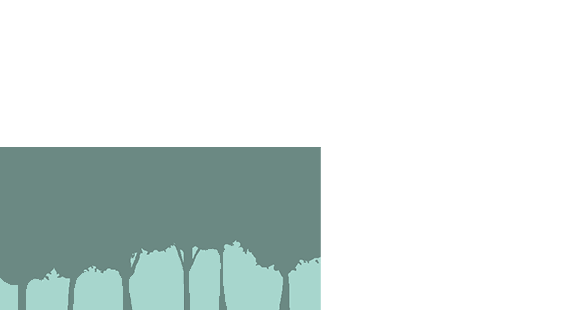
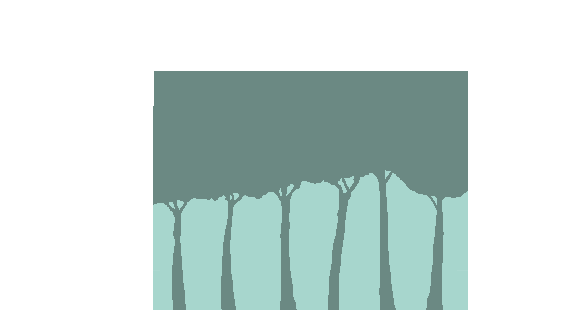
Comparing the layer stacks of the two 561 × 310 images. Changes:
moved "Layer 12" above "Layer 3", painted on it over box(0, 71, 468, 310)
